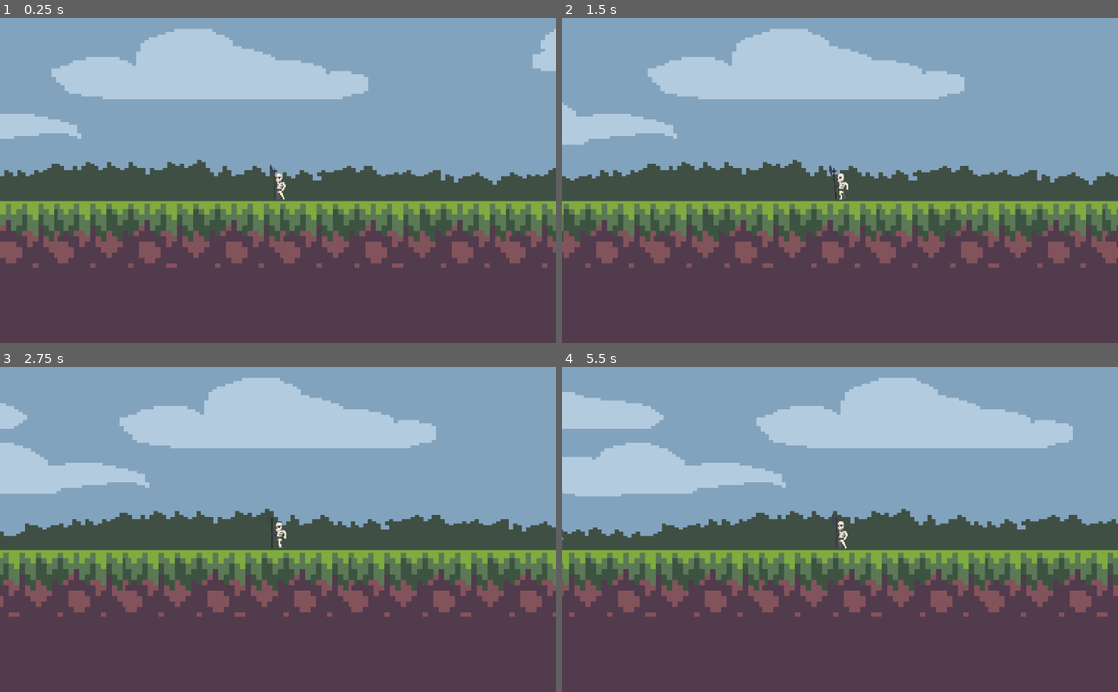
Above: before the commit, frames 1-4 (two rows, left to right).
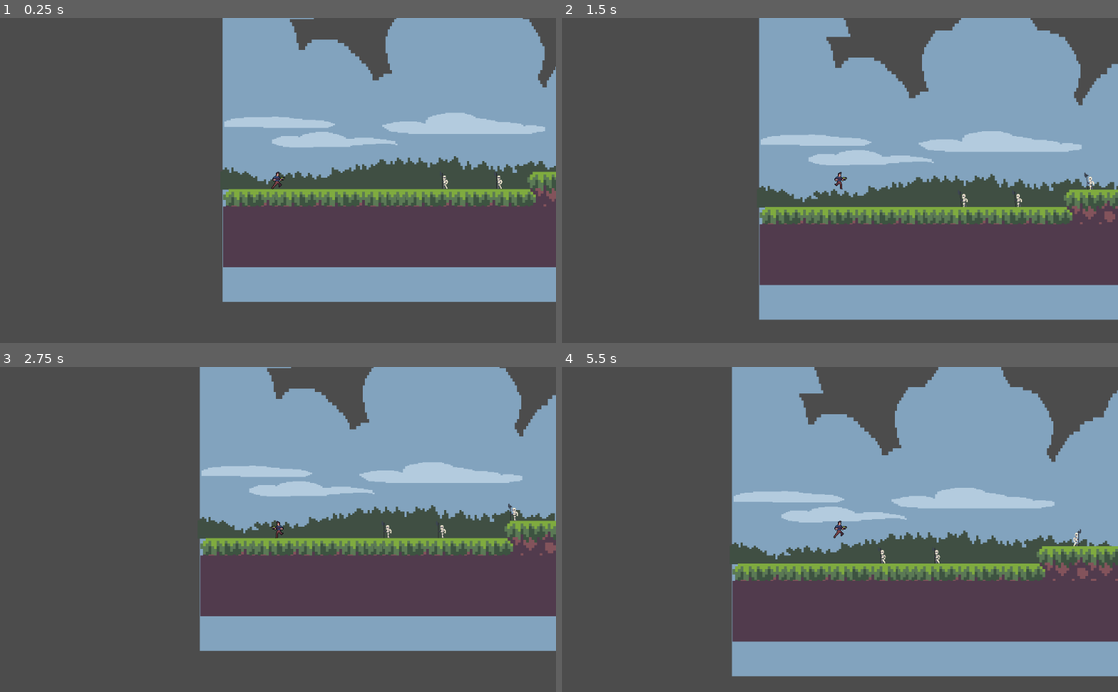
Above: after the commit, the same moments.

Repository: DavidFronGuiu/urban-octo-broccoli
Game: Godot game, scene res://Mundo.tscn
The game is run twice, just before and just after one commit, with the same random seed, the same clock (stepped at 60 frames per second) and the same inputs.
Inputs:
- Up to frame 1 (0.25 s): no input
- Up to frame 2 (1.5 s): tap Enter (ui_accept) at 0.5, 1.35 s; hold Enter (ui_accept) 0.53-1.28 s; hold Right (ui_right) from 0.53 s (still down)
- Up to frame 3 (2.75 s): tap Enter (ui_accept) at 1.52, 1.82 s; release Right (ui_right) at 2.03 s; hold Left (ui_left) from 2.03 s (still down); hold Enter (ui_accept) from 2.03 s (still down)
- Up to frame 4 (5.5 s): release Left (ui_left) at 2.78 s; release Enter (ui_accept) at 2.78 s; hold Right (ui_right) 2.78-4.28 s; tap Enter (ui_accept) at 2.85, 3.02, 3.32, 4.35, 4.52, 4.82 s; hold Enter (ui_accept) 3.53-4.28 s; hold Left (ui_left) 4.28-5.03 s; hold Right (ui_right) from 5.03 s (still down); hold Enter (ui_accept) from 5.03 s (still down)

The runs differ from the first frame. In frame 1, 47% of the frame differs, in the area x 0-100%, y 0-88%; in frame 2, 49%; in frame 3, 50%; in frame 4, 53%, in the area x 0-100%, y 0-96%.

Commit message:
Mejoras en el personaje enemigo y otros elementos
Incorporación de más enemigos, mejoras de las colisiones y incorporación del personaje principal.

Diff:
--- a/TrabajoEntornos/Enemigo.tscn
+++ b/TrabajoEntornos/Enemigo.tscn
@@ -49,6 +49,11 @@
 flip_h = true
 hframes = 13
 
+[node name="floordetection" type="RayCast2D" parent="Sprite"]
+position = Vector2( -14.7551, 0 )
+enabled = true
+cast_to = Vector2( 0, 20 )
+
 [node name="AnimationPlayer" type="AnimationPlayer" parent="."]
 autoplay = "caminando"
 playback_speed = 2.0
@@ -56,8 +61,13 @@
 anims/caminando = SubResource( 3 )
 
 [node name="CollisionShape2D" type="CollisionShape2D" parent="."]
+position = Vector2( 0, 1 )
 shape = SubResource( 1 )
 
 [node name="leftRay" type="RayCast2D" parent="."]
 enabled = true
-cast_to = Vector2( -2, 0 )
+cast_to = Vector2( -10, 0 )
+
+[node name="rightRay" type="RayCast2D" parent="."]
+enabled = true
+cast_to = Vector2( 10, 0 )
--- a/TrabajoEntornos/Mundo.tscn
+++ b/TrabajoEntornos/Mundo.tscn
@@ -6,6 +6,7 @@
 [ext_resource path="res://Escenario/Clouds.png" type="Texture" id=4]
 [ext_resource path="res://Escenario/Grass 1.png" type="Texture" id=5]
 [ext_resource path="res://Escenario/4.png" type="Texture" id=6]
+[ext_resource path="res://Player.tscn" type="PackedScene" id=7]
 
 [sub_resource type="ConvexPolygonShape2D" id=1]
 points = PoolVector2Array( 0, 0, 240, 0, 240, 64, 0, 64 )
@@ -48,31 +49,45 @@
 1/z_index = 0
 
 [node name="Mundo" type="Node2D"]
+__meta__ = {
+"_edit_horizontal_guides_": [  ]
+}
+
+[node name="SkyBg2" type="Sprite" parent="."]
+position = Vector2( -0.499995, -194 )
+scale = Vector2( 0.800781, 1.25625 )
+texture = ExtResource( 3 )
+
+[node name="Clouds" type="Sprite" parent="SkyBg2"]
+position = Vector2( 1.87143, 72.0398 )
+scale = Vector2( 0.997076, 0.242537 )
+texture = ExtResource( 4 )
+
+[node name="Grass1" type="Sprite" parent="SkyBg2"]
+position = Vector2( -3.11884, -1.59205 )
+scale = Vector2( 1.00292, 0.49005 )
+texture = ExtResource( 5 )
 
 [node name="TileMap" type="TileMap" parent="."]
 tile_set = SubResource( 2 )
 cell_size = Vector2( 16, 16 )
 format = 1
-tile_data = PoolIntArray( 65504, 0, 0, 65510, 0, 0, 65523, 0, 0, 0, 0, 0, 13, 0, 0, 17, 0, 0, 327648, 1, 0, 327654, 1, 0, 327664, 1, 0, 327674, 1, 0, 262147, 1, 0, 262150, 1, 0, 262160, 1, 0, 262166, 1, 0, 393191, 1, 0, 393200, 1, 0, 393202, 1, 0, 393212, 1, 0, 327685, 1, 0, 327693, 1, 0, 327 …(151 unchanged characters)…
+tile_data = PoolIntArray( -131069, 0, 0, 65504, 0, 0, 65510, 0, 0, 65523, 0, 0, 65524, 0, 0, 65525, 0, 0, 17, 0, 0, 196576, 1, 0, 196583, 1, 0, 196589, 1, 0, 196593, 1, 0, 196602, 1, 0, 131075, 1, 0, 131076, 1, 0, 131079, 1, 0, 131080, 1, 0, 131089, 1, 0, 131094, 1, 0, 327648, 1, 0, 327654, 1, 0, 327664, 1, 0, 327674, 1, 0, 262147, 1, 0, 262150, 1, 0, 262160, 1, 0, 262166, 1, 0, 393191, 1, 0, 393200, 1, 0, 393202, 1, 0, 327685, 1, 0, 327693, 1, 0, 327 …(151 unchanged characters)…
 
-[node name="SkyBg2" type="Sprite" parent="TileMap"]
-position = Vector2( 2.99995, -175.625 )
-scale = Vector2( 0.78125, 0.548047 )
-texture = ExtResource( 3 )
+[node name="Enemigo3" parent="TileMap" instance=ExtResource( 2 )]
+position = Vector2( -99, -17 )
+collision_layer = 2
 
-[node name="Grass1" type="Sprite" parent="TileMap/SkyBg2"]
-position = Vector2( 6.38962e-05, 101.497 )
-scale = Vector2( 1.00975, 0.699355 )
-texture = ExtResource( 5 )
-
-[node name="Clouds" type="Sprite" parent="TileMap/SkyBg2"]
-position = Vector2( -3.72085, 149.058 )
-scale = Vector2( 0.994186, 0.949677 )
-texture = ExtResource( 4 )
+[node name="Enemigo2" parent="TileMap" instance=ExtResource( 2 )]
+position = Vector2( 134, -49 )
+collision_layer = 2
 
 [node name="Enemigo" parent="TileMap" instance=ExtResource( 2 )]
-position = Vector2( 1, -12 )
+position = Vector2( 1, -15 )
+collision_layer = 2
 
-[node name="Camera2D" type="Camera2D" parent="TileMap/Enemigo"]
+[node name="Player" parent="." instance=ExtResource( 7 )]
+position = Vector2( -411, -16 )
+
+[node name="Camera2D" type="Camera2D" parent="Player"]
 current = true
-zoom = Vector2( 0.5, 0.5 )
--- /dev/null
+++ b/TrabajoEntornos/Player.gd
@@ -0,0 +1,40 @@
+extends KinematicBody2D
+
+const vel = 25
+const velMax = 50
+
+const salto = -300
+const up = Vector2(0,-1)
+const gravedad = 15
+
+onready var sprite = $Sprite
+onready var animation = $AnimationPlayer
+
+var motion = Vector2(0,-1)
+
+func _physics_process(delta): #ComprobaciÃ³n infinita
+	motion.y += gravedad
+	var friction = false
+	if Input.is_action_pressed("ui_right"):
+		sprite.flip_h = false
+		animation.play("Walk")
+		motion.x = min(motion.x + vel, velMax)
+	elif Input.is_action_pressed("ui_left"):
+		sprite.flip_h = true
+		animation.play("Walk")
+		motion.x = max(motion.x -vel, -velMax) #para hacer el giro menos repentino
+	else:
+		animation.play("Idle")
+		friction = true
+
+	if is_on_floor():
+		if Input.is_action_pressed("ui_accept"):
+			motion.y = salto
+		if friction == true:
+			motion.x = lerp(motion.x ,0,0.5) #transiciona de velx a 0 un 50% por frame
+
+	else:
+		if friction == true:
+			motion.x = lerp(motion.x ,0,0.01)
+
+	motion = move_and_slide(motion,up)
--- /dev/null
+++ b/TrabajoEntornos/Player.tscn
@@ -0,0 +1,80 @@
+[gd_scene load_steps=8 format=2]
+
+[ext_resource path="res://Player/PlayerRun.png" type="Texture" id=1]
+[ext_resource path="res://Player.gd" type="Script" id=2]
+
+[sub_resource type="Animation" id=2]
+resource_name = "Idle"
+tracks/0/type = "value"
+tracks/0/path = NodePath("Sprite:frame")
+tracks/0/interp = 1
+tracks/0/loop_wrap = true
+tracks/0/imported = false
+tracks/0/enabled = true
+tracks/0/keys = {
+"times": PoolRealArray( 0 ),
+"transitions": PoolRealArray( 1 ),
+"update": 1,
+"values": [ 0 ]
+}
+
+[sub_resource type="Animation" id=4]
+length = 0.001
+tracks/0/type = "value"
+tracks/0/path = NodePath("Sprite:frame")
+tracks/0/interp = 1
+tracks/0/loop_wrap = true
+tracks/0/imported = false
+tracks/0/enabled = true
+tracks/0/keys = {
+"times": PoolRealArray( 0 ),
+"transitions": PoolRealArray( 1 ),
+"update": 0,
+"values": [ 0 ]
+}
+
+[sub_resource type="Animation" id=5]
+resource_name = "Walk"
+length = 2.4
+loop = true
+tracks/0/type = "value"
+tracks/0/path = NodePath("Sprite:frame")
+tracks/0/interp = 1
+tracks/0/loop_wrap = true
+tracks/0/imported = false
+tracks/0/enabled = true
+tracks/0/keys = {
+"times": PoolRealArray( 0, 0.4, 0.8, 1.2, 1.6, 2 ),
+"transitions": PoolRealArray( 1, 1, 1, 1, 1, 1 ),
+"update": 1,
+"values": [ 0, 1, 2, 3, 4, 5 ]
+}
+
+[sub_resource type="Animation" id=3]
+resource_name = "correr"
+
+[sub_resource type="RectangleShape2D" id=1]
+extents = Vector2( 11, 15.5 )
+
+[node name="KinematicBody2D" type="KinematicBody2D"]
+script = ExtResource( 2 )
+
+[node name="Sprite" type="Sprite" parent="."]
+texture = ExtResource( 1 )
+hframes = 6
+
+[node name="AnimationPlayer" type="AnimationPlayer" parent="."]
+playback_speed = 2.0
+anims/Idle = SubResource( 2 )
+anims/RESET = SubResource( 4 )
+anims/Walk = SubResource( 5 )
+anims/correr = SubResource( 3 )
+
+[node name="CollisionShape2D" type="CollisionShape2D" parent="."]
+shape = SubResource( 1 )
+
+[node name="leftRay" type="RayCast2D" parent="CollisionShape2D"]
+cast_to = Vector2( -10, 0 )
+
+[node name="rigthRay" type="RayCast2D" parent="CollisionShape2D"]
+cast_to = Vector2( 10, 0 )
--- a/TrabajoEntornos/Sprits/Enemigocaminando.gd
+++ b/TrabajoEntornos/Sprits/Enemigocaminando.gd
@@ -2,7 +2,7 @@
 
 const speed : float = 25.0
 # velocidad de desplazamiento
-const gravity : float = 25.0
+#const gravity : float = 25.0
 # gravedad por si queremos que caiga
 
 var motion := Vector2()
@@ -12,7 +12,6 @@
 
 func _ready():
 
-
 	motion.x = speed * direccion
 	pass
 
@@ -20,7 +19,21 @@
 func _next_to_left_wall() -> bool:
 	return $leftRay.is_colliding()
 
+func _next_to_right_wall() -> bool:
+	return $rightRay.is_colliding()
+
+func _floor_detection() -> bool:
+	return $Sprite/floordetection.is_colliding()
+
+func _flip():
+	if _next_to_left_wall() or _next_to_right_wall() or !_floor_detection():
+		motion.x *= -1
+		$Sprite.scale.x *= -1
+
+
 
 func _process(delta):
+
+	_flip()
 	motion = move_and_slide (motion)
 	pass
--- a/TrabajoEntornos/project.godot
+++ b/TrabajoEntornos/project.godot
@@ -14,6 +14,12 @@
 run/main_scene="res://Mundo.tscn"
 config/icon="res://icon.png"
 
+[layer_names]
+
+2d_physics/layer_1="Player"
+2d_physics/layer_2="Enemigo"
+2d_physics/layer_3="World"
+
 [physics]
 
 common/enable_pause_aware_picking=true
Not shown: 1 places in TrabajoEntornos/Mundo.tscn that only renumber resources
Binary file added: TrabajoEntornos/Player/PlayerCrouch.png
Not shown, added: TrabajoEntornos/Player/PlayerCrouch.png.import
Binary file added: TrabajoEntornos/Player/PlayerDash.png
Not shown, added: TrabajoEntornos/Player/PlayerDash.png.import
Binary file added: TrabajoEntornos/Player/PlayerDeath.png
Not shown, added: TrabajoEntornos/Player/PlayerDeath.png.import
Binary file added: TrabajoEntornos/Player/PlayerFall.png
Not shown, added: TrabajoEntornos/Player/PlayerFall.png.import
Binary file added: TrabajoEntornos/Player/PlayerIdle.png
Not shown, added: TrabajoEntornos/Player/PlayerIdle.png.import
Binary file added: TrabajoEntornos/Player/PlayerJump.png
(and 33 more such lines)
